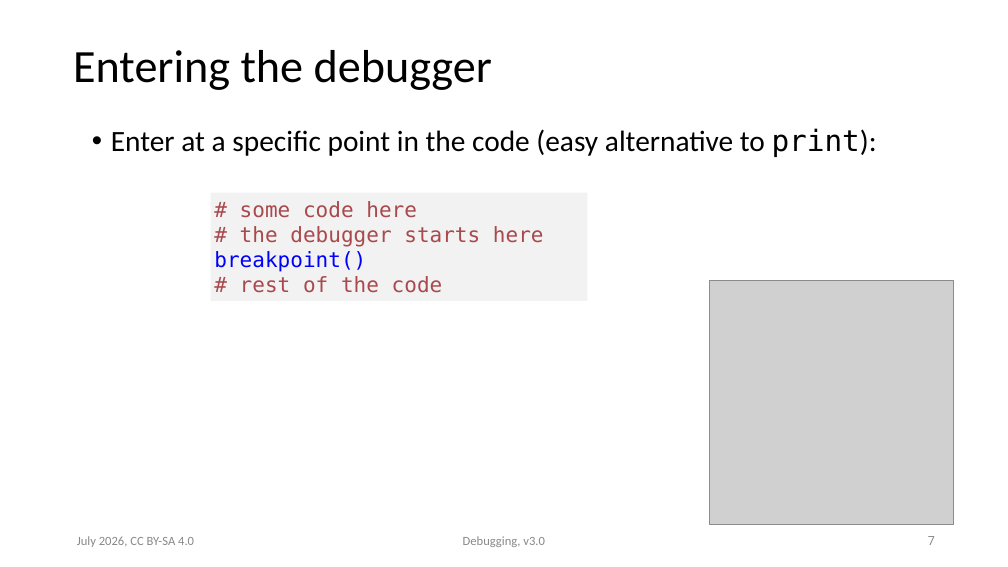
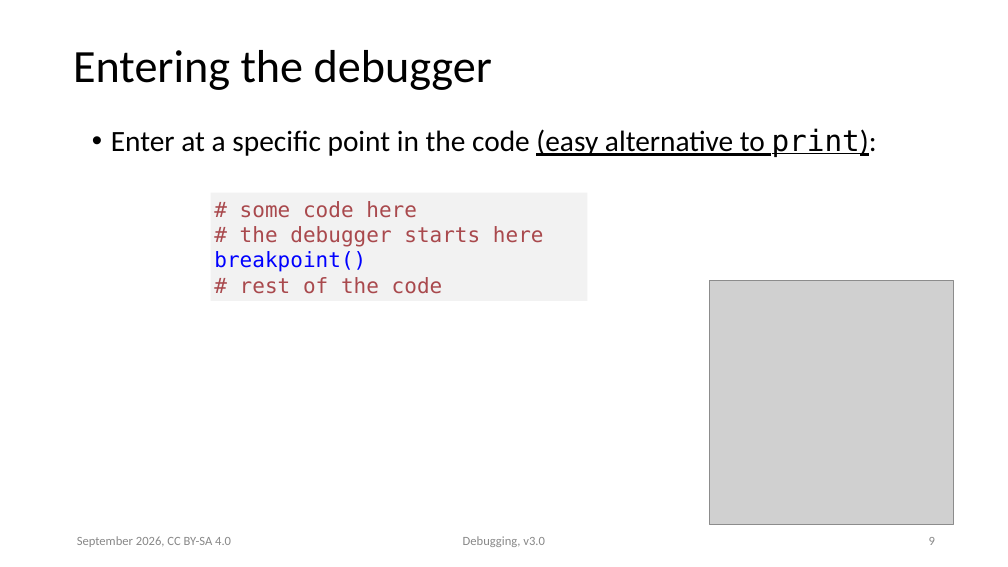
Before and after one commit to ASPP/testing_debugging_profiling, a slide deck: slide 9 of debugging.pptx (slide 7 before the commit). Drawn at 1008x567 pixels with LibreOffice and Linux fonts; fonts in the diff are those of the drawing; grey boxes stand for pictures. Boxes give left, top, right and bottom in pixels: in the first picture for what was removed or moved away, otherwise in the second. Text is boxed around its words. In the diff, an @@ line names an element or a change of style, - is before the commit and + after.

Commit message:
Small changes to debug presi for Prague

```diff
--- a/debugging.pptx
+++ b/debugging.pptx
@@ text "Enter at a specific point ..." at bbox=[111, 128, 877, 157]: underline on in "(easy alternative to print):"; less space between paragraphs @@
@@ text at bbox=[77, 536, 231, 547]: text changed @@
-July 2026, CC BY-SA 4.0
+September 2026, CC BY-SA 4.0
@@ page number at bbox=[929, 537, 935, 545]: text changed; font Roboto to Calibri @@
-7
+9
```
Also in this commit, not shown: 19 other slides changed, 2 slides added, 1 other file.
